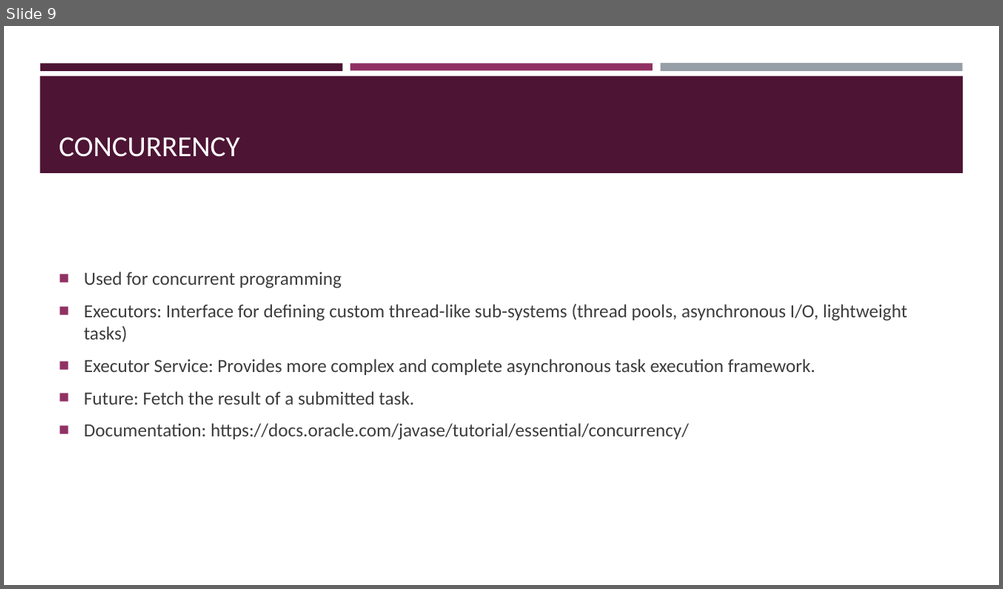
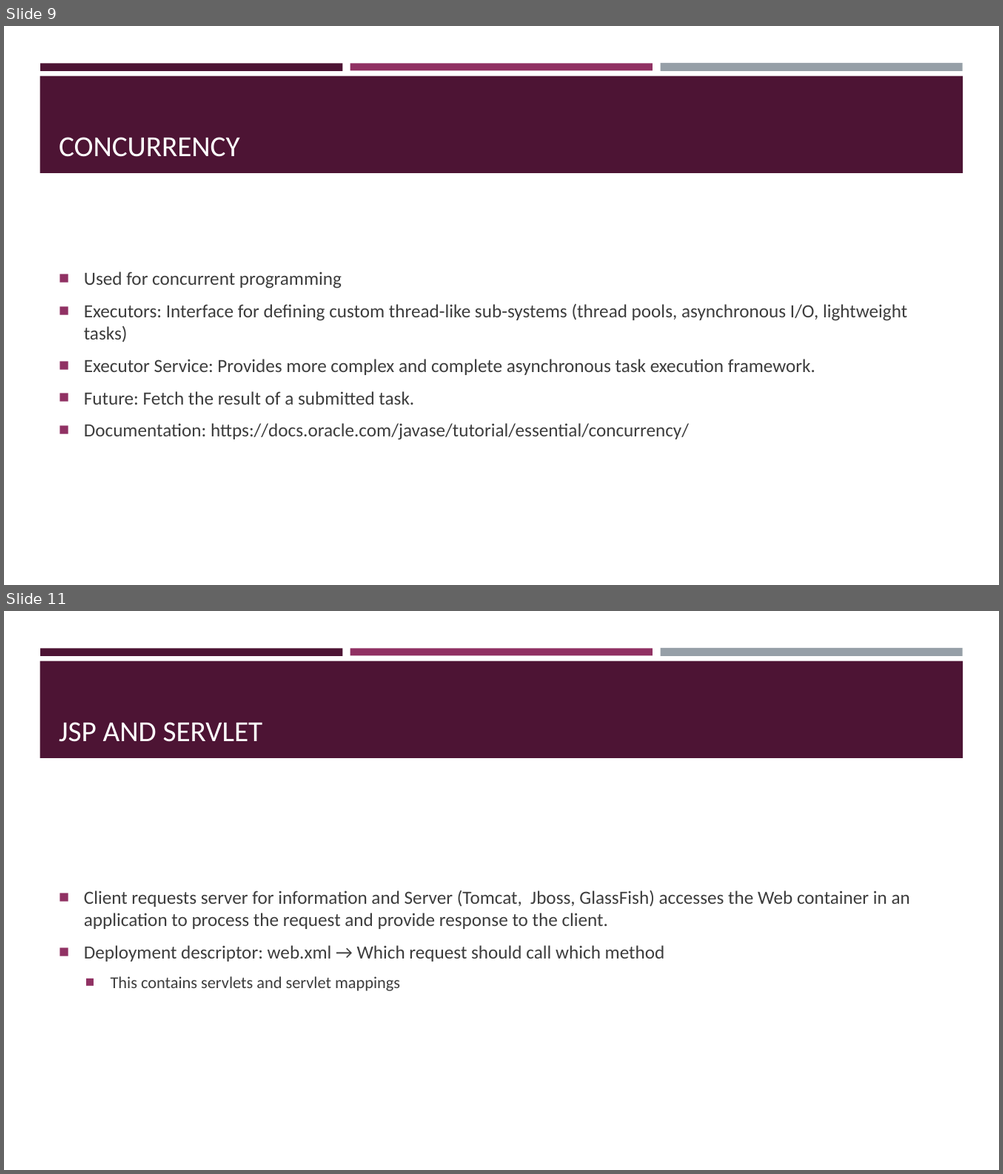
Before and after one commit to Bhavyanth/java, a slide deck: advanced-java/Slides/Advanced Java.pptx. Shown one above the other, each under a label of ours: slide 9 before the commit, slides 9 and 11 after it; the slides between them are not shown. The pictures are 1003x589 and 1003x1174 pixels, drawn with LibreOffice and Linux fonts; fonts in the diff are those of the drawing. Boxes give left, top, right and bottom in pixels: in the first picture for what was removed or moved away, otherwise in the second. Text is boxed around its words. In the diff, an @@ line names an element or a change of style, - is before the commit and + after.

```diff
--- a/advanced-java/Slides/Advanced Java.pptx
+++ b/advanced-java/Slides/Advanced Java.pptx
@@ slide 11 added at (4,611,999,1170), background #FFFFFF; not listed: 4 template elements that a slide beside it also shows @@
@@ title added at (59,722,263,742), 28 pt, text #FFFFFF @@
+JSP AND SERVLET
@@ text added at (84,891,910,991), 18 pt, text #3D3D3D @@
+■ Client requests server for information and Server (Tomcat, Jboss, GlassFish) accesses the Web container in an application to process the request and provide response to the client.
+■ Deployment descriptor: web.xml → Which request should call which method
+  ■ This contains servlets and servlet mappings
```
Also in this commit, not shown: 1 other slide added, 9 other files.
